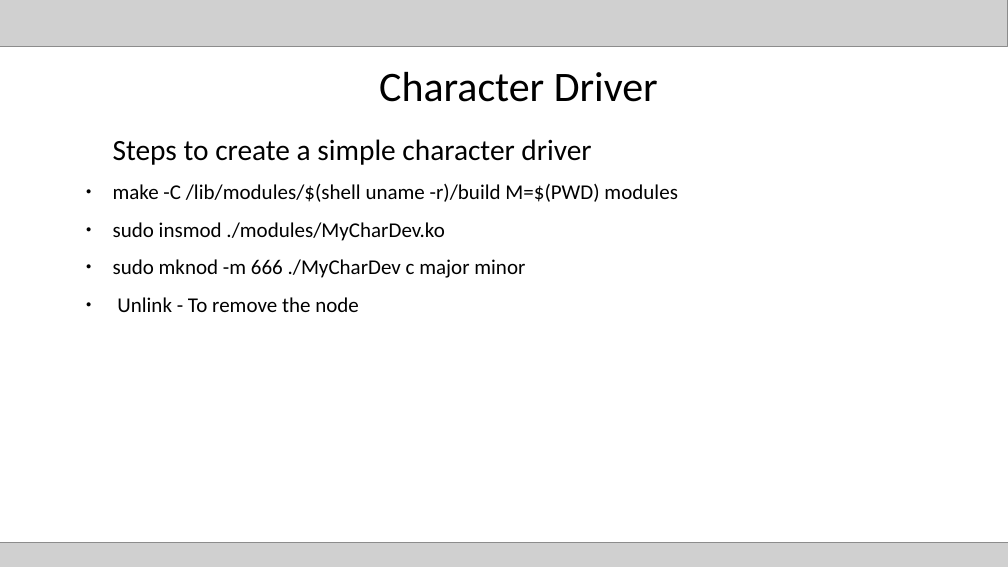
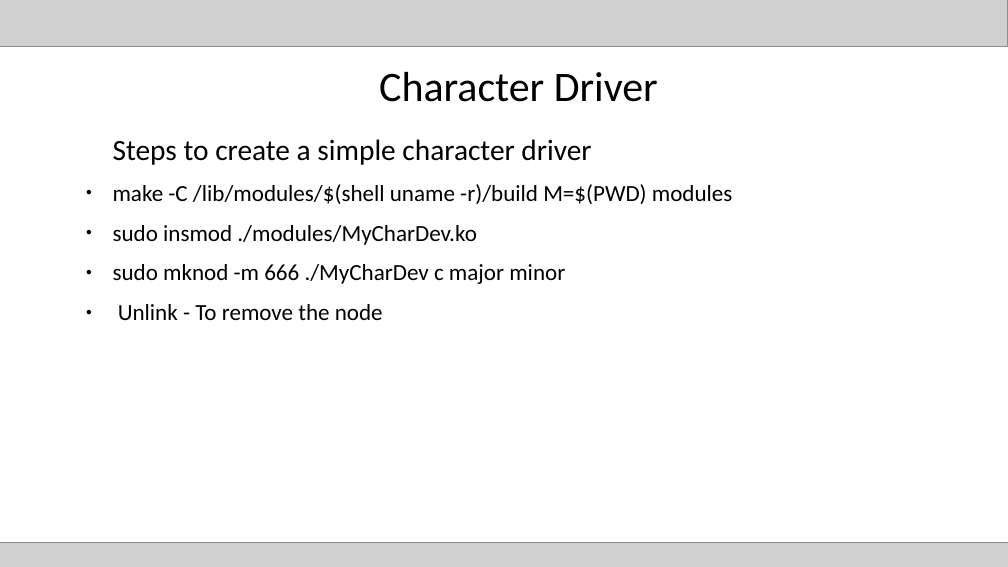
Before and after one commit to RajashekarPP/ELF, a slide deck: slide 4 of Knowledge_Sharing.odp. Drawn at 1008x567 pixels with LibreOffice and Linux fonts; fonts in the diff are those of the drawing; grey boxes stand for pictures. Boxes give left, top, right and bottom in pixels: in the first picture for what was removed or moved away, otherwise in the second. Text is boxed around its words. In the diff, an @@ line names an element or a change of style, - is before the commit and + after.

```diff
--- a/Knowledge_Sharing.odp
+++ b/Knowledge_Sharing.odp
@@ text at (113, 184, 733, 320): size 20 to 22 pt in "make -C /lib/modules/$(shell uname -r)/build M=$(PWD) module ...", "sudo insmod ./modules/MyCharDev.ko", "sudo mknod -m 666 ./MyCharDev c major ...", "Unlink - To remove the node" @@
```
Also in this commit, not shown: 1 slide added.
